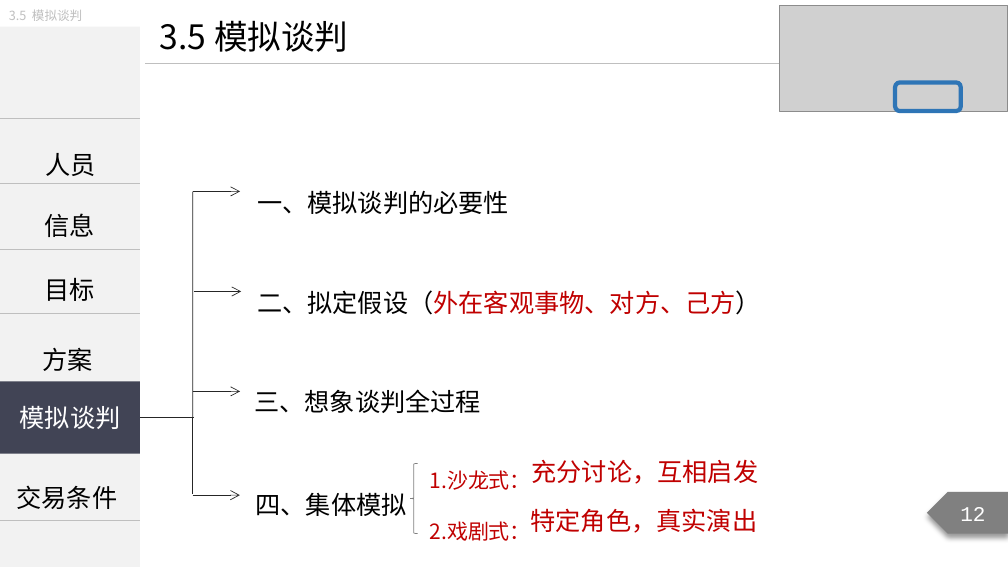
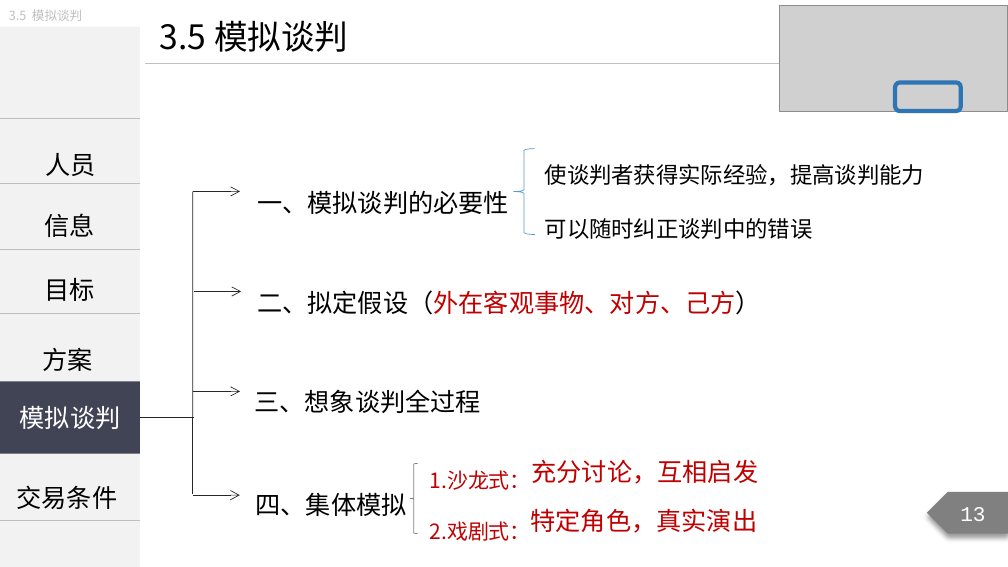
Before and after one commit to Call-me-zhy/tangtang, a slide deck: slide 13 of 3 国际商务谈判/课件/国际商务谈判精讲9.pptx (slide 12 before the commit). Drawn at 1008x567 pixels with LibreOffice and Linux fonts; fonts in the diff are those of the drawing; grey boxes stand for pictures. Boxes give left, top, right and bottom in pixels: in the first picture for what was removed or moved away, otherwise in the second. Text is boxed around its words. In the diff, an @@ line names an element or a change of style, - is before the commit and + after.

Commit message:
国际商务谈判精讲9修改

```diff
--- a/3 国际商务谈判/课件/国际商务谈判精讲9.pptx
+++ b/3 国际商务谈判/课件/国际商务谈判精讲9.pptx
@@ left brace added at (x1=513, y1=148, x2=534, y2=234), outline #5B9BD5 0.5 pt @@
@@ text added at (x1=545, y1=164, x2=924, y2=239), 16 pt, text #000000 @@
+使谈判者获得实际经验，提高谈判能力
+可以随时纠正谈判中的错误
@@ page number at (x1=960, y1=507, x2=985, y2=521): text changed @@
-12
+13
```
Also in this commit, not shown: 49 other slides changed, 3 slides added, 1 slide removed, 11 other files.
